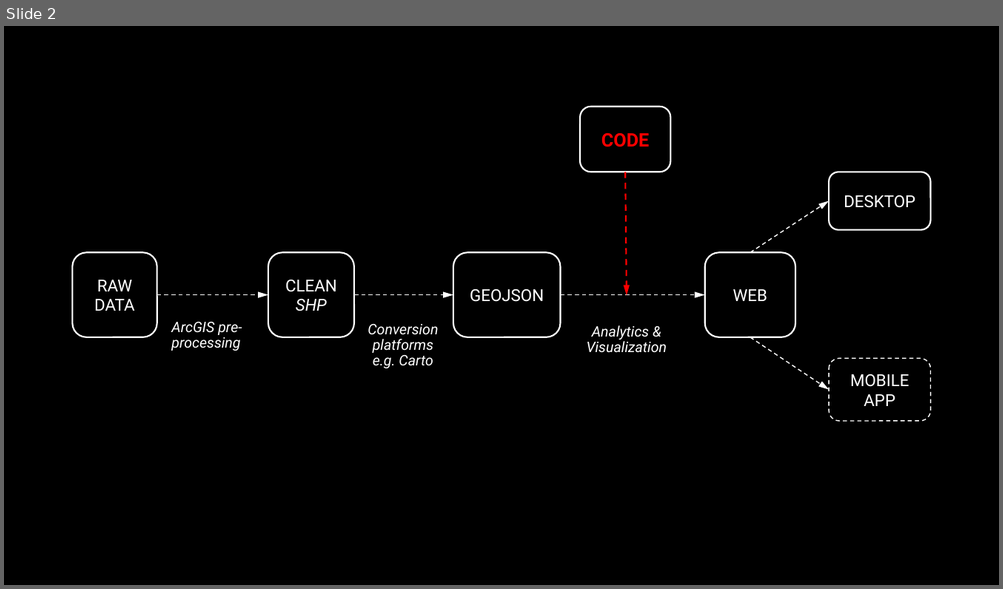
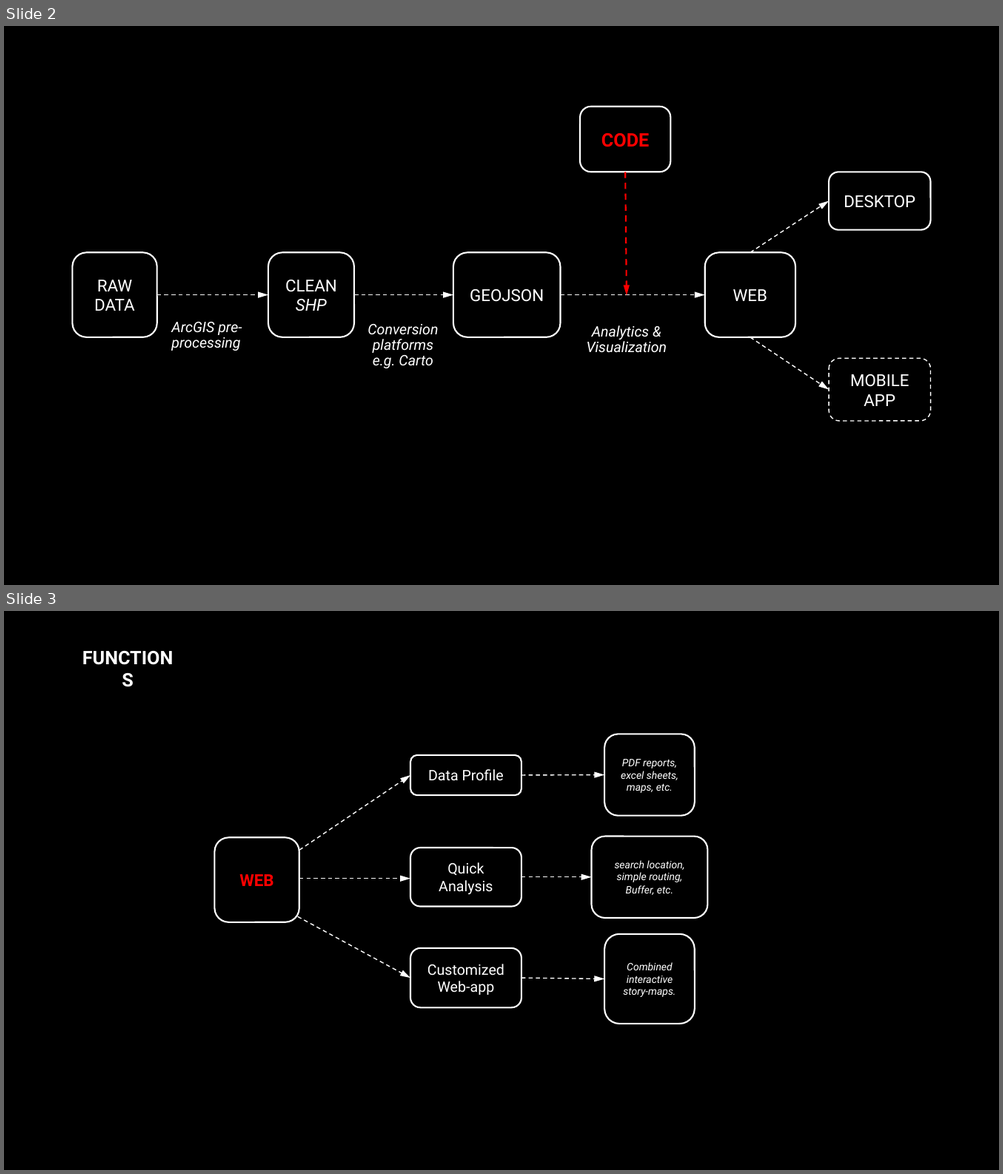
Before and after one commit to wenhaowuuu/ProjectDataX, a slide deck: communication/pre_0724.pptx. Shown one above the other, each under a label of ours: slide 2 before the commit, slides 2 and 3 after it. The pictures are 1003x589 and 1003x1174 pixels, drawn with LibreOffice and Linux fonts; fonts in the diff are those of the drawing. Boxes give left, top, right and bottom in pixels: in the first picture for what was removed or moved away, otherwise in the second. Text is boxed around its words. In the diff, an @@ line names an element or a change of style, - is before the commit and + after.

Commit message:
0724_9

```diff
--- a/communication/pre_0724.pptx
+++ b/communication/pre_0724.pptx
@@ slide 3 added at (4, 611, 999, 1170), background #000000 @@
@@ text added at (71, 642, 186, 672), 18 pt, text #FFFFFF, bold @@
+FUNCTIONS
@@ rounded rectangle added at (605, 734, 695, 815), outline #FFFFFF 1.5 pt, 10 pt, text #FFFFFF, italic @@
+PDF reports, excel sheets, maps, etc.
@@ rounded rectangle added at (410, 755, 522, 795), outline #FFFFFF 1.5 pt, 14 pt, text #FFFFFF @@
+Data Profile
@@ arrow added from (299, 851) to (410, 775), #FFFFFF 1 pt dashed @@
@@ arrow added from (521, 775) to (605, 775), #FFFFFF 1 pt dashed @@
@@ rounded rectangle added at (214, 838, 299, 923), outline #FFFFFF 1.5 pt, 16 pt, text #FF0000, bold @@
+WEB
@@ rounded rectangle added at (410, 849, 522, 907), outline #FFFFFF 1.5 pt, 14 pt, text #FFFFFF @@
+Quick Analysis
@@ rounded rectangle added at (591, 836, 708, 918), outline #FFFFFF 1.5 pt, 10 pt, text #FFFFFF, italic @@
+search location,
+simple routing,
+Buffer, etc.
@@ arrow added from (299, 879) to (410, 879), #FFFFFF 1 pt dashed @@
@@ arrow added from (521, 877) to (591, 877), #FFFFFF 1 pt dashed @@
@@ arrow added from (298, 917) to (410, 978), #FFFFFF 1 pt dashed @@
@@ rounded rectangle added at (605, 934, 695, 1024), outline #FFFFFF 1.5 pt, 10 pt, text #FFFFFF, italic @@
+Combined interactive story-maps.
@@ rounded rectangle added at (410, 948, 522, 1008), outline #FFFFFF 1.5 pt, 14 pt, text #FFFFFF @@
+Customized Web-app
@@ arrow added from (521, 978) to (605, 980), #FFFFFF 1 pt dashed @@
```
